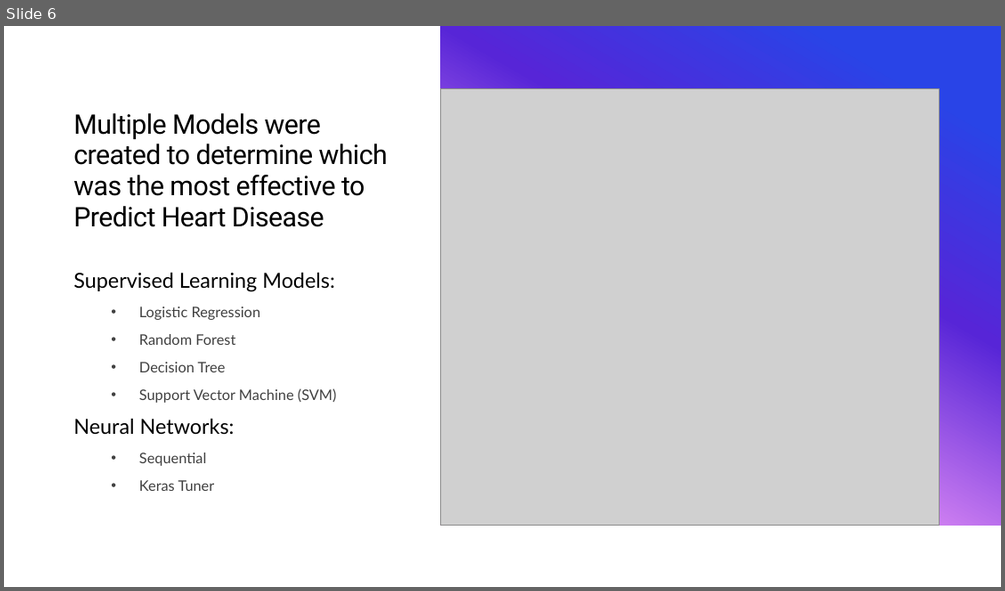
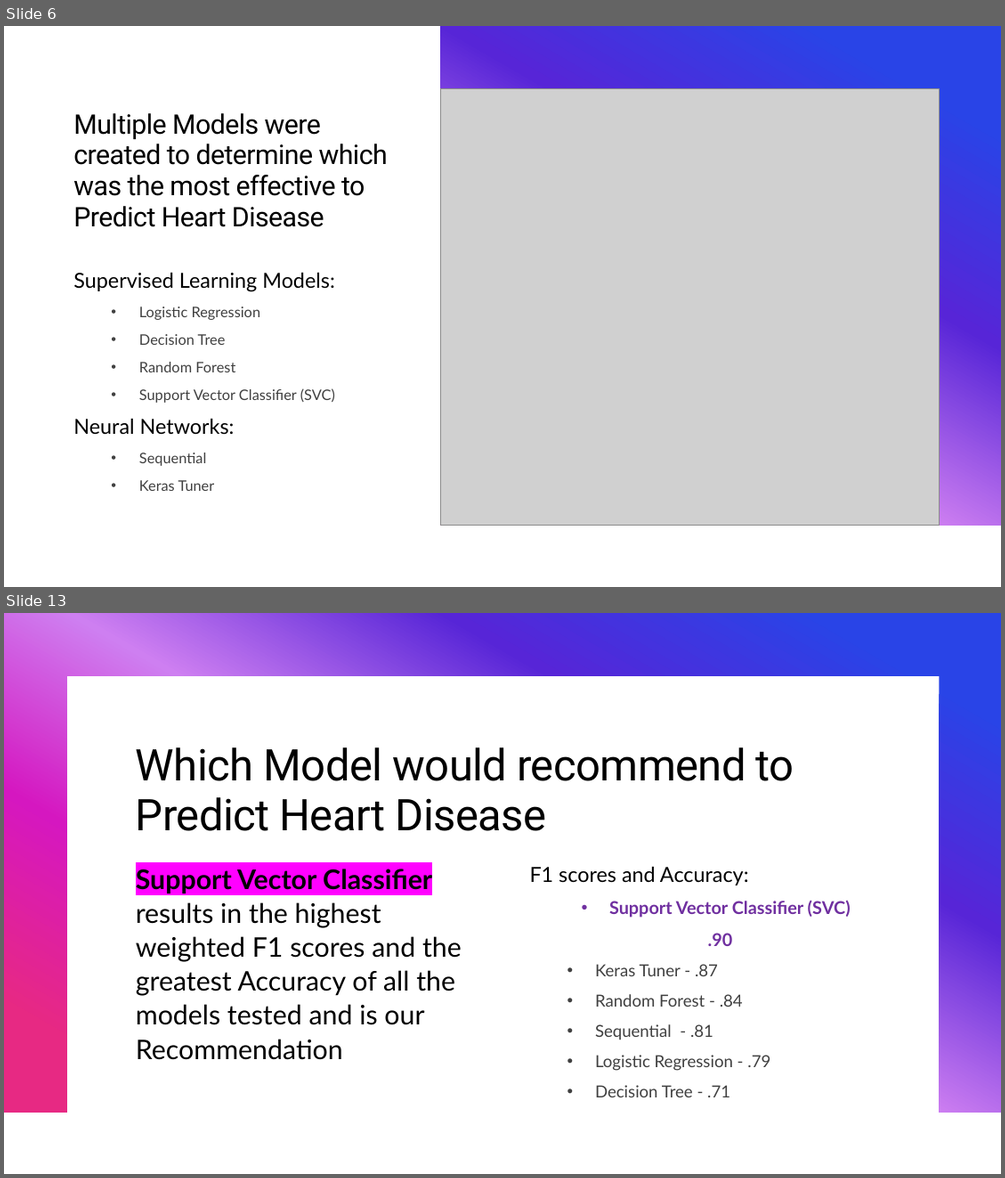
Before and after one commit to b-wild/Heart_Desiease, a slide deck: heart disease heart presentation.pptx. Shown one above the other, each under a label of ours: slide 6 before the commit, slides 6 and 13 after it; the slides between them are not shown. The pictures are 1005x591 and 1005x1178 pixels, drawn with LibreOffice and Linux fonts; fonts in the diff are those of the drawing; grey boxes stand for pictures. Boxes give left, top, right and bottom in pixels: in the first picture for what was removed or moved away, otherwise in the second. Text is boxed around its words. In the diff, an @@ line names an element or a change of style, - is before the commit and + after.

Commit message:
finished up metrics on all models and pp presentation

```diff
--- a/heart disease heart presentation.pptx
+++ b/heart disease heart presentation.pptx
@@ slide 13 added at <box>4,613,1001,1174</box>, background #FFFFFF; not listed: 1 template element that a slide beside it also shows @@
@@ title added at <box>136,747,794,831</box>, 42 pt, text #000000 @@
+Which Model would recommend to Predict Heart Disease
@@ text added at <box>136,868,461,1060</box>, 26 pt, text #000000 @@
+Support Vector Classifier results in the highest weighted F1 scores and the greatest Accuracy of all the models tested and is our Recommendation
@@ text added at <box>530,866,850,1097</box>, 16 pt, text #404040 @@
+F1 scores and Accuracy:
+  • Support Vector Classifier (SVC)
+  .90
+  • Keras Tuner - .87
+  • Random Forest - .84
+  • Sequential - .81
+  • Logistic Regression - .79
+  • Decision Tree - .71
@@ slide 6 changed as well @@
@@ text at <box>139,334,226,345</box>: paragraph added @@
+  • Decision Tree
@@ text at <box>139,388,335,402</box>: text changed @@
-  • Decision Tree
-  • Support Vector Machine (SVM)
+  • Support Vector Classifier (SVC)
```
Also in this commit, not shown: 5 other slides changed, 7 other slides added, 6 slides removed, 9 other files.
